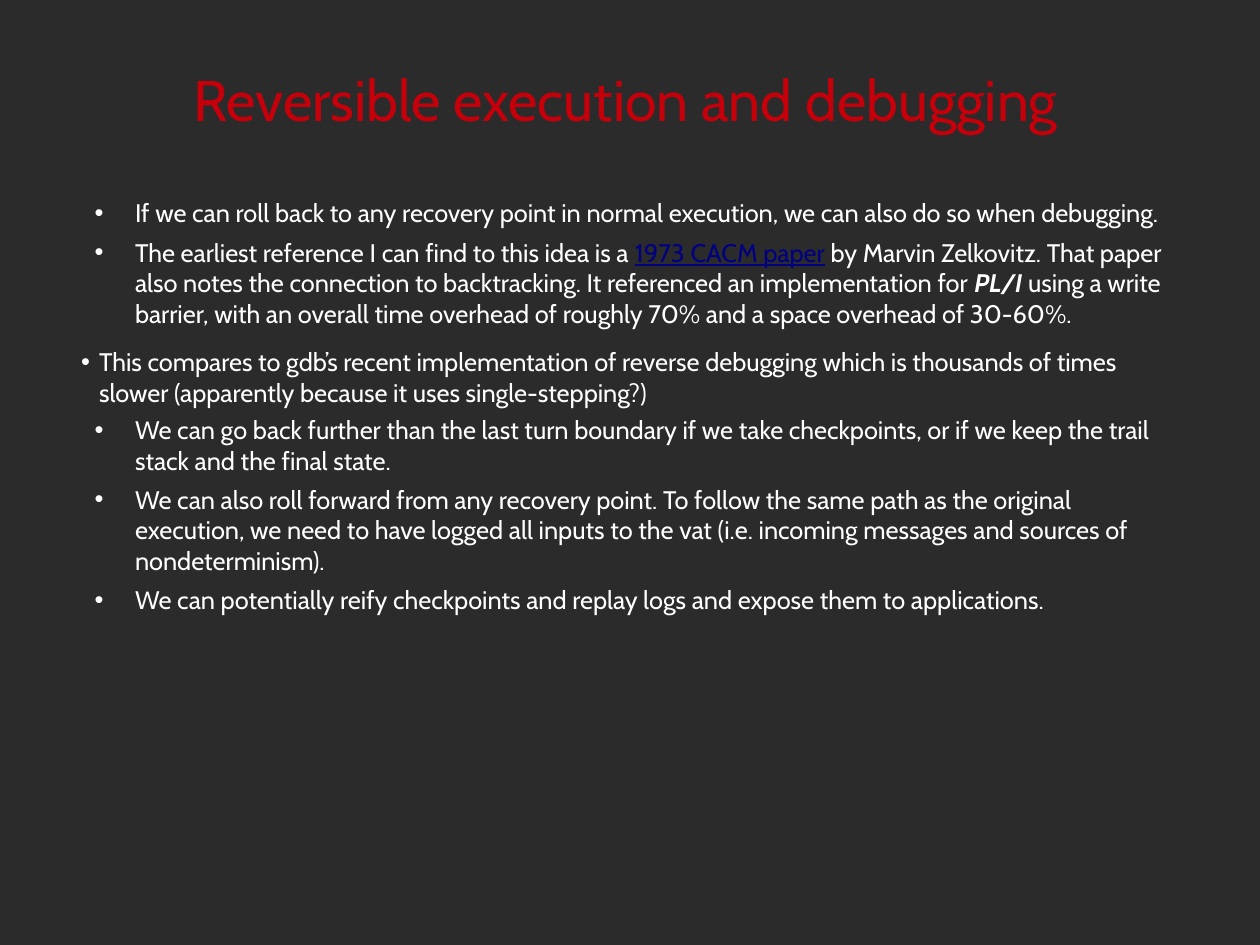
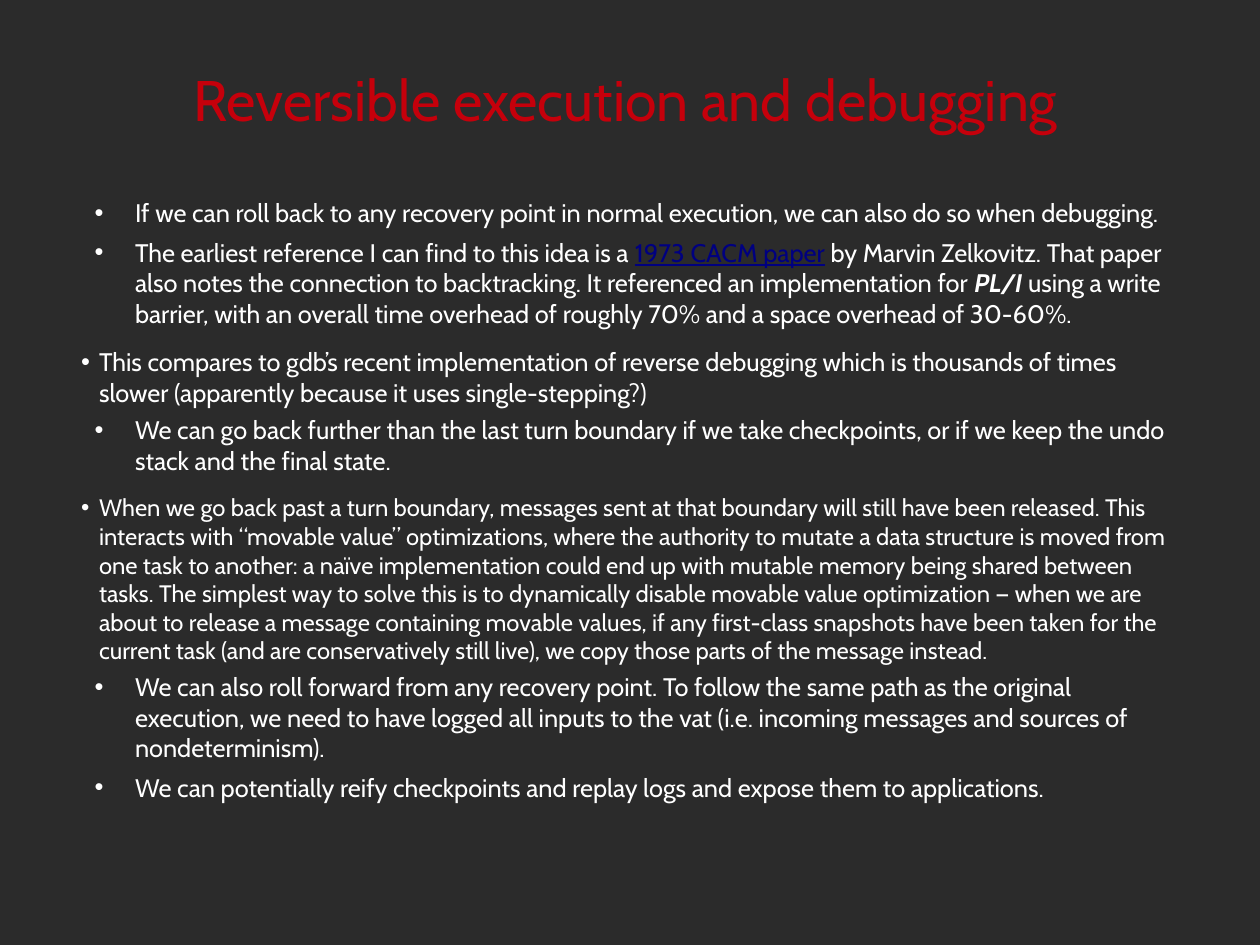
Before and after one commit to noether-lang/noether, a slide deck: slide 28 of doc/presentations/StrangeLoop2014/handling.odp. Drawn at 1260x945 pixels with LibreOffice and Linux fonts; fonts in the diff are those of the drawing; background and template pictures are left out; a plain dark background stands for a picture behind light text. Boxes give left, top, right and bottom in pixels: in the first picture for what was removed or moved away, otherwise in the second. Text is boxed around its words. In the diff, an @@ line names an element or a change of style, - is before the commit and + after.

```diff
--- a/doc/presentations/StrangeLoop2014/handling.odp
+++ b/doc/presentations/StrangeLoop2014/handling.odp
@@ text at <box>99,420,1165,665</box>: text changed; size 16 to 15 pt @@
-• We can go back further than the last turn boundary if we take checkpoints, or if we keep the trail stack and the final state.
+• We can go back further than the last turn boundary if we take checkpoints, or if we keep the undo stack and the final state.
+  • When we go back past a turn boundary, messages sent at that boundary will still have been released. This interacts with “movable value” optimizations, where the authority to mutate a data structure is moved from one task to another: a naïve implementation could end up with mutable memory being shared between tasks. The simplest way to solve this is to dynamically disable movable value optimization — when we are about to release a message containing movable values, if any first-class snapshots have been taken for the current task (and are conservatively still live), we copy those parts of the message instead.
```
Also in this commit, not shown: 5 other slides changed, 3 other files.
